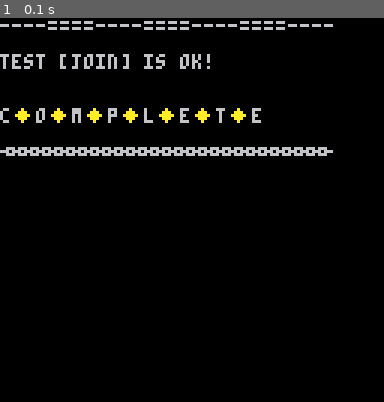
Above: before the commit, frame 1.
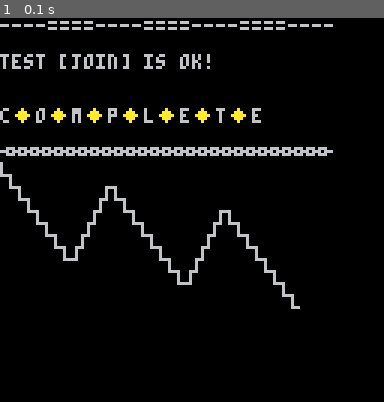
Above: after the commit, the same moment.

Repository: bitchunk/knutil
Game: PICO-8 cartridge snippet/join.p8
Two runs of this game, one before a commit and one after it. Both use one fixed random seed, a clock stepped at 60 frames per second and the inputs below.
Inputs:
- Up to frame 1 (0.1 s): no input

The runs differ from the first frame. In frame 1, 1.5% of the frame differs, in the area x 0-79%, y 37-76%.

Commit message:
再帰関数はやめる、forでさらにトークンカット

Diff:
--- a/snippet/join.p8
+++ b/snippet/join.p8
@@ -1,8 +1,8 @@
 pico-8 cartridge // http://www.pico-8.com
-version 38
+version 42
 __lua__
 --join [join strings with a delimiter.]
---v0.2
+--v0.3
 --@shiftalow / bitchunk
 
 --[[
@@ -13,7 +13,10 @@
 ]]--
 
 function join(d,s,...)
-return not s and '' or not ... and s or s..d..join(d,...)
+	for v in all({...}) do
+		s..=d..v
+	end
+	return s or ''
 end
 
 ----
@@ -26,34 +29,27 @@
 
 ?join('\-e=\-e',unpack(split('----------------------------','')))
 
+s=join('\+fk',unpack(split('llllllll','')))
+
+?join('\-e'..join('\+ec',unpack(split('」」」」」」','')))..'\-e「\-f',s,s,s)
+
 -->8
 --[[
 update history
-v0.2
-	- variable argument support by tuple
-v0.1
-	- first release
+**v0.3**
+- eliminate recursive functions (often resulting in out-of-memory)
+**v0.2**
+- variable argument support by tuple
+**v0.1**
+- first release
 ]]--
 
--- v0.1
---function join(s,d)
---	local a=''
---	for i,v in pairs(s) do
---		a=a..v..d
---	end
---	return sub(a,1,-1-#d)
---end
 -->8
 -- other version
 --[[
-
--- for long data
+--v0.2
 function join(d,s,...)
-local a={...}
-while a[1] do
-s..=d..deli(a,1)
-end
-return s or ''
+return not s and '' or not ... and s or s..d..join(d,...)
 end
 
 ]]--
